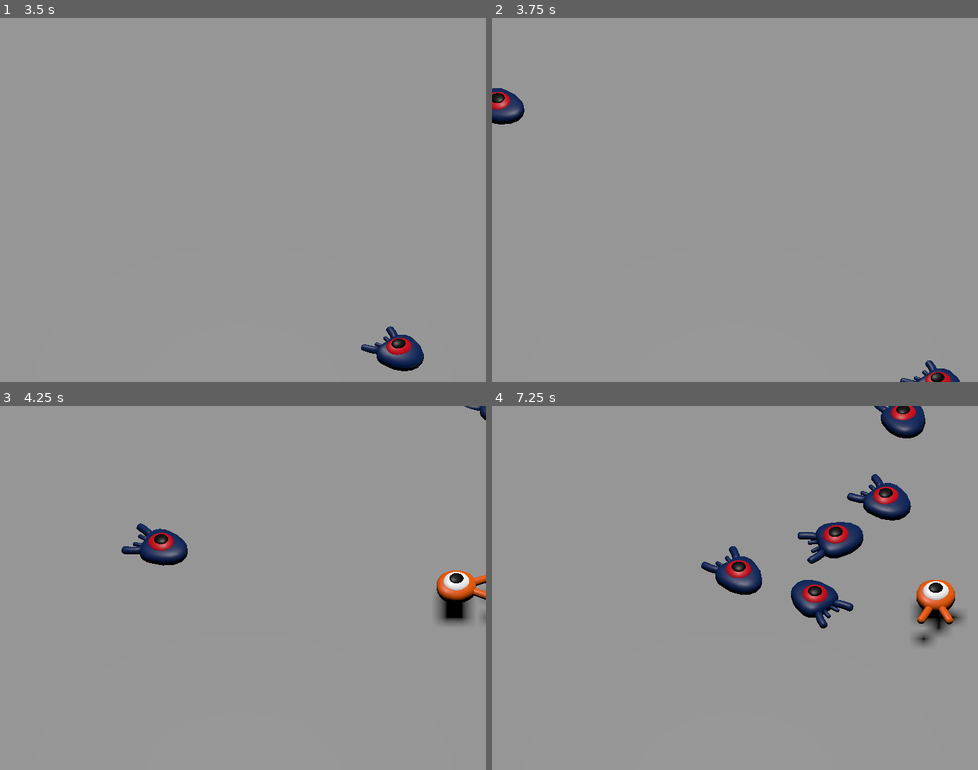
Above: before the commit, frames 1-4 (two rows, left to right).
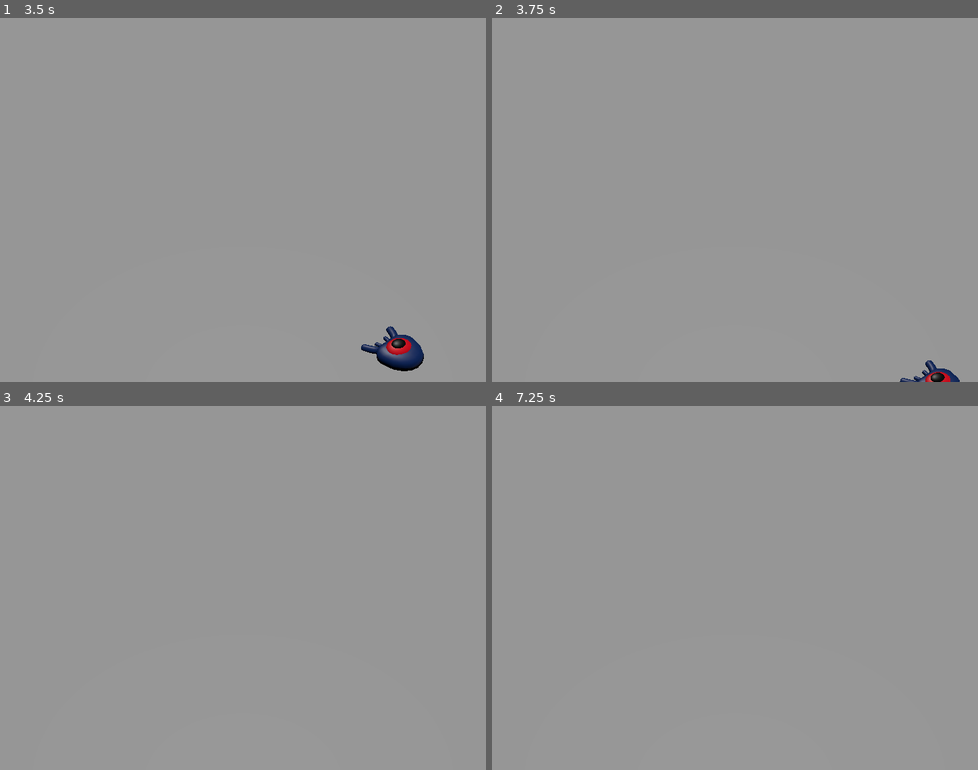
Above: after the commit, the same moments.

Repository: TMLowKey/GameProjects
Game: Godot game, scene res://Main.tscn
Same seed, same stepped clock (60 frames per second), same inputs: the game is played once before the commit and once after it.
Inputs:
- Up to frame 1 (3.5 s): tap Enter at 0.5 s; hold Right (move_right) 0.53-1.28 s; tap Space (jump) at 0.77, 1.52, 3.02 s; hold Down (move_back) 1.28-2.03 s; hold Right (move_right) 2.03-2.78 s; hold Up (move_forward) from 2.78 s (still down)
- Up to frame 2 (3.75 s): release Up (move_forward) at 3.53 s; hold Left (move_left) from 3.53 s (still down)
- Up to frame 3 (4.25 s): keep holding Left (move_left); tap Space (jump) at 3.77 s
- Up to frame 4 (7.25 s): tap Space (jump) at 4.52, 6.02, 6.77 s; release Left (move_left) at 5.03 s; hold Down (move_back) 5.03-5.78 s; hold Right (move_right) 5.78-6.53 s; hold Up (move_forward) from 6.53 s (still down)

Frame 1 is identical in both runs. In frame 2, 0.5% of the frame differs, in the area x 0-7%, y 19-30%; in frame 3, 2.2%; in frame 4, 5.6%, in the area x 43-98%, y 0-66%.

Commit message:
feat(SquashTheCreeps): player collider

Diff:
--- a/SquashTheCreeps/Main.gd
+++ b/SquashTheCreeps/Main.gd
@@ -16,3 +16,7 @@
 
 	# Spawn the mob by adding it to the Main scene.
 	add_child(mob)
+
+
+func _on_player_hit():
+	$MobTimer.stop()
--- a/SquashTheCreeps/Main.tscn
+++ b/SquashTheCreeps/Main.tscn
@@ -81,4 +81,5 @@
 wait_time = 0.5
 autostart = true
 
+[connection signal="hit" from="Player" to="." method="_on_player_hit"]
 [connection signal="timeout" from="MobTimer" to="." method="_on_mob_timer_timeout"]
--- a/SquashTheCreeps/Player.gd
+++ b/SquashTheCreeps/Player.gd
@@ -1,4 +1,6 @@
 extends CharacterBody3D
+
+signal hit
 
 # How fast the player moves in meters per second.
 @export var speed = 14
@@ -65,3 +67,10 @@
 				# If so, we squash it and bounce.
 				mob.squash()
 				target_velocity.y = bounce_impulse
+
+func die():
+	hit.emit()
+	queue_free()
+
+func _on_mob_detector_body_entered(body):
+	die()
--- a/SquashTheCreeps/Player.tscn
+++ b/SquashTheCreeps/Player.tscn
@@ -1,10 +1,14 @@
-[gd_scene load_steps=4 format=3 uid="uid://cvk1ab3y1yuas"]
+[gd_scene load_steps=5 format=3 uid="uid://cvk1ab3y1yuas"]
 
 [ext_resource type="PackedScene" uid="uid://dy6xxd41cblhl" path="res://art/player.glb" id="1_dq6um"]
 [ext_resource type="Script" path="res://Player.gd" id="1_wjm5l"]
 
 [sub_resource type="SphereShape3D" id="SphereShape3D_j5svt"]
 radius = 0.8
+
+[sub_resource type="CylinderShape3D" id="CylinderShape3D_htrr1"]
+height = 0.2
+radius = 1.0
 
 [node name="Player" type="CharacterBody3D"]
 collision_mask = 6
@@ -17,3 +21,14 @@
 [node name="CollisionShape3D" type="CollisionShape3D" parent="."]
 transform = Transform3D(1, 0, 0, 0, 1, 0, 0, 0, 1, 0, 0.790554, 0)
 shape = SubResource("SphereShape3D_j5svt")
+
+[node name="MobDetector" type="Area3D" parent="."]
+collision_layer = 0
+collision_mask = 2
+monitorable = false
+
+[node name="CollisionShape3D" type="CollisionShape3D" parent="MobDetector"]
+transform = Transform3D(1, 0, 0, 0, 1, 0, 0, 0, 1, 0, 0.533551, 0)
+shape = SubResource("CylinderShape3D_htrr1")
+
+[connection signal="body_entered" from="MobDetector" to="." method="_on_mob_detector_body_entered"]
